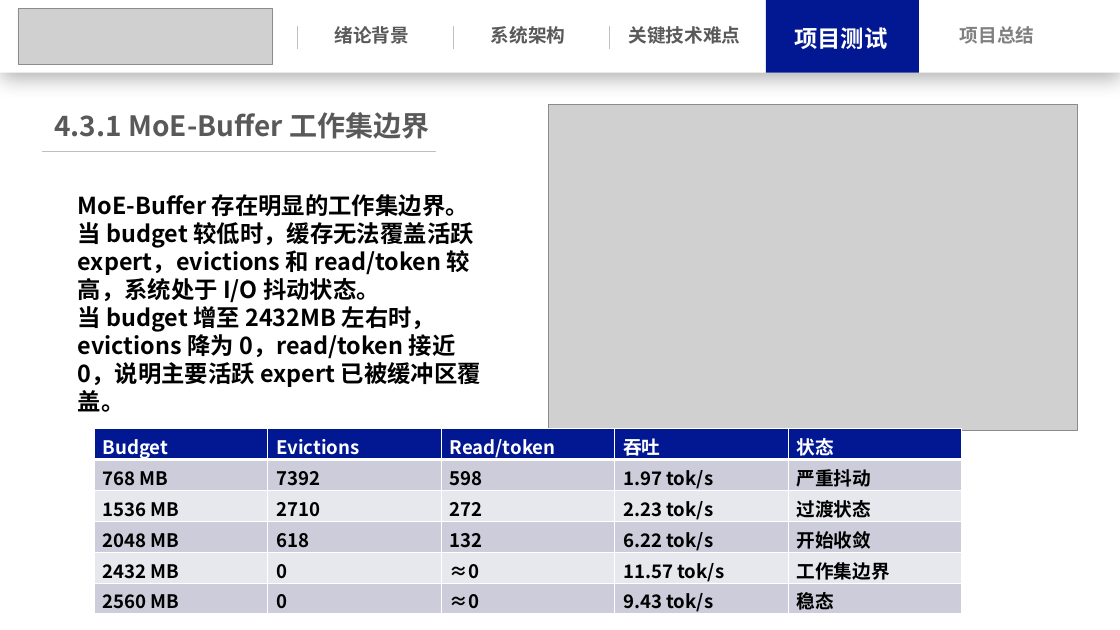
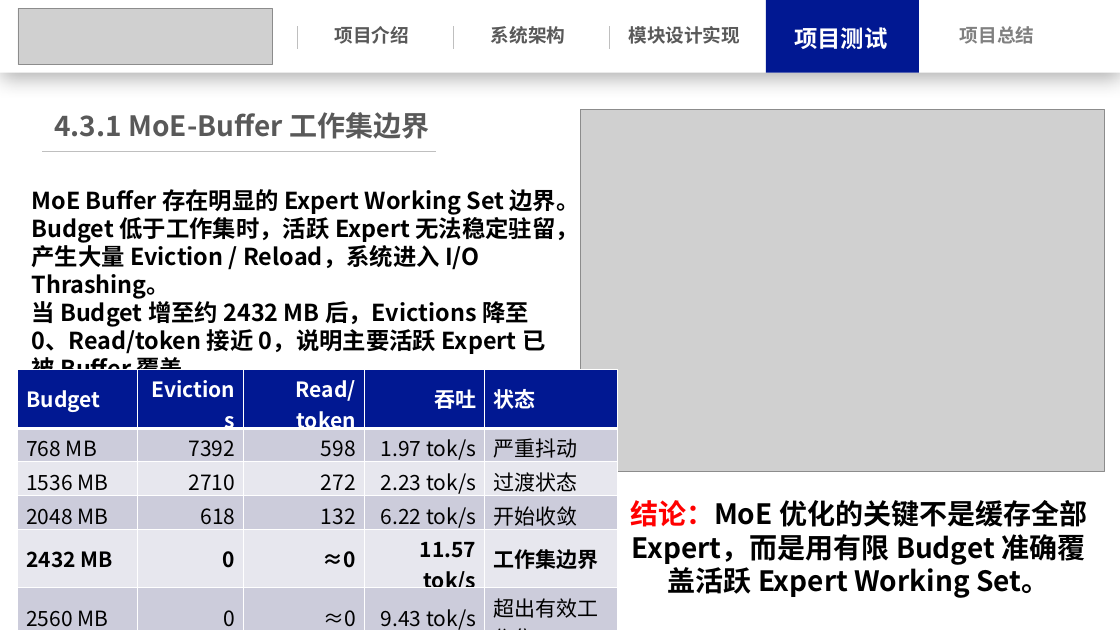
Before and after one commit to Leslie-1341/llama.cpp, a slide deck: slide 27 of docs/操作系统功能赛.pptx (slide 26 before the commit). Drawn at 1120x630 pixels with LibreOffice and Linux fonts; fonts in the diff are those of the drawing; grey boxes stand for pictures. Boxes give left, top, right and bottom in pixels: in the first picture for what was removed or moved away, otherwise in the second. Text is boxed around its words. In the diff, an @@ line names an element or a change of style, - is before the commit and + after.

```diff
--- a/docs/操作系统功能赛.pptx
+++ b/docs/操作系统功能赛.pptx
@@ text at (x1=335, y1=26, x2=409, y2=44): text changed @@
-绪论背景
+项目介绍
@@ text at (x1=629, y1=26, x2=741, y2=44): text changed @@
-关键技术难点
+模块设计实现
@@ picture resized from (x1=549, y1=104, x2=1078, y2=430) to (x1=581, y1=109, x2=1106, y2=471) @@
@@ text at (x1=32, y1=189, x2=580, y2=370): text changed @@
-MoE-Buffer 存在明显的工作集边界。
-当 budget 较低时，缓存无法覆盖活跃 expert，evictions 和 read/token 较高，系统处于 I/O 抖动状态。
-当 budget 增至 2432MB 左右时，evictions 降为 0，read/token 接近 0，说明主要活跃 expert 已被缓冲区覆盖。
+MoE Buffer 存在明显的 Expert Working Set 边界。Budget 低于工作集时，活跃 Expert 无法稳定驻留，产生大量 Eviction / Reload，系统进入 I/O Thrashing。
+当 Budget 增至约 2432 MB 后，Evictions 降至 0、Read/token 接近 0，说明主要活跃 Expert 已被 Buffer 覆盖。
@@ table at (x1=18, y1=370, x2=618, y2=630) @@
-row 6, column 5: 稳态
+row 6, column 5: 超出有效工作集
@@ size 16 to 18 pt @@
@@ bold off in "768 MB", "7392", "598", "1.97 tok/s" and 15 more places @@
@@ alignment left to right @@
@@ table resized from (x1=94, y1=429, x2=964, y2=618) to (x1=18, y1=370, x2=618, y2=630) @@
@@ text added at (x1=630, y1=500, x2=1087, y2=598), 24 pt, text #000000, bold @@
+结论：MoE 优化的关键不是缓存全部 Expert，而是用有限 Budget 准确覆盖活跃 Expert Working Set。
```
Also in this commit, not shown: 22 other slides changed, 7 slides added, 5 slides removed, 30 other files.
